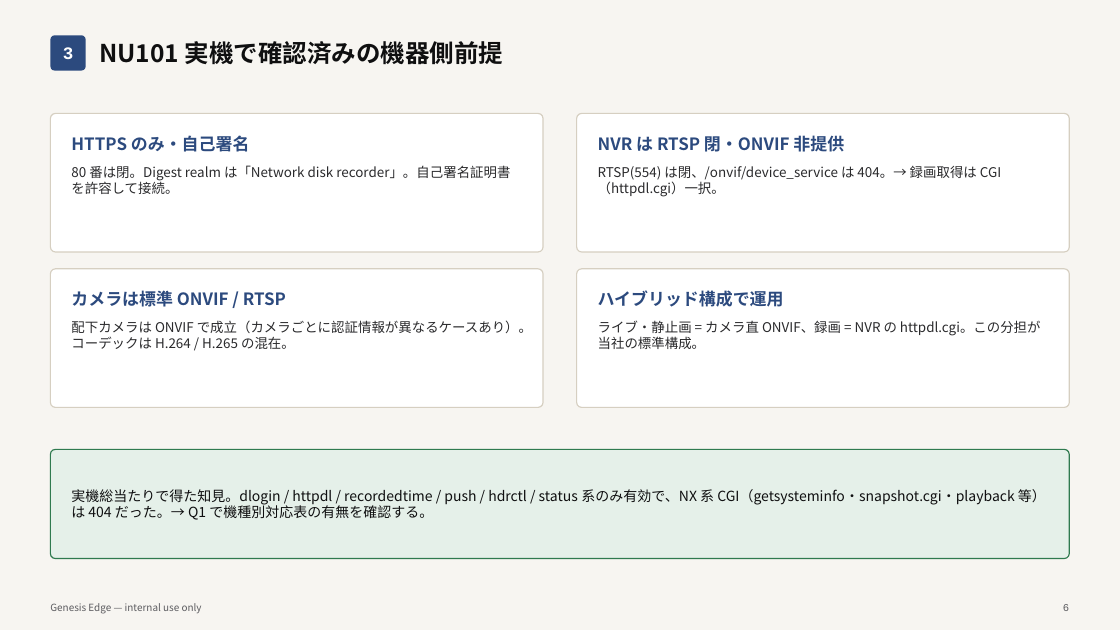
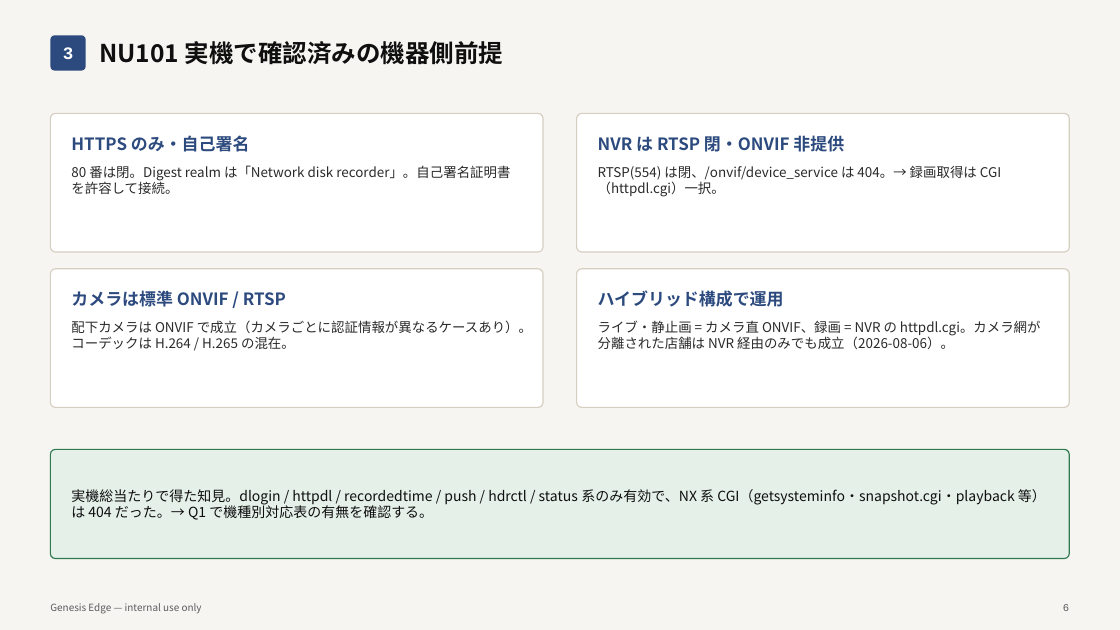
Before and after one commit to yoshihara6233/reception, a slide deck: slide 6 of docs/ipro-meeting-prep.pptx. Drawn at 1120x630 pixels with LibreOffice and Linux fonts; fonts in the diff are those of the drawing. Boxes give left, top, right and bottom in pixels: in the first picture for what was removed or moved away, otherwise in the second. Text is boxed around its words. In the diff, an @@ line names an element or a change of style, - is before the commit and + after.

```diff
--- a/docs/ipro-meeting-prep.pptx
+++ b/docs/ipro-meeting-prep.pptx
@@ text at box(598, 320, 1041, 349): text changed @@
-ライブ・静止画 = カメラ直 ONVIF、録画 = NVR の httpdl.cgi。この分担が当社の標準構成。
+ライブ・静止画 = カメラ直 ONVIF、録画 = NVR の httpdl.cgi。カメラ網が分離された店舗は NVR 経由のみでも成立（2026-08-06）。
```
Also in this commit, not shown: 4 other slides changed, 1 other file.
